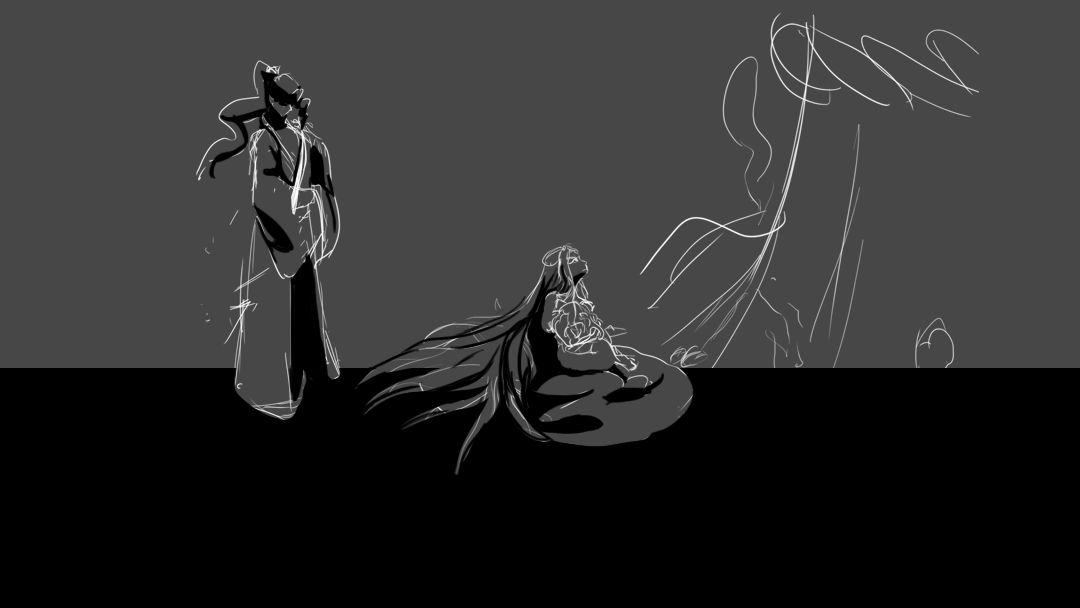
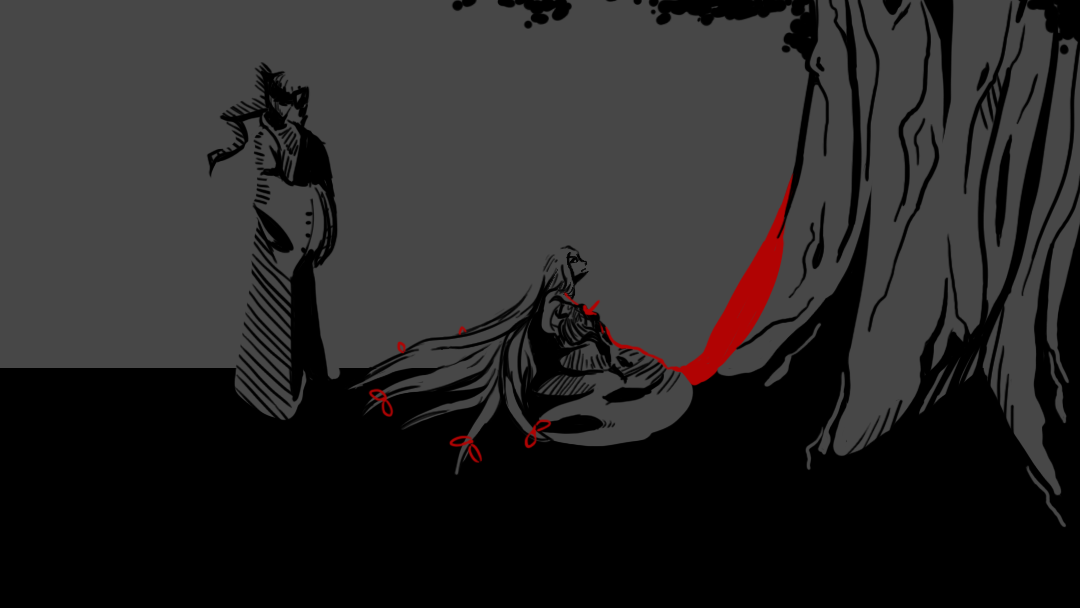
Before/after of a (1080, 608) layered artwork. What changed in the layer stack:
renamed "Layer 7" to "Layer 12", showed it, opacity 45% → 100%, painted on it over box(196, 0, 1080, 528)
removed layer "Layer 9" over box(234, 368, 1070, 528)
removed layer "Layer 8" over box(208, 70, 665, 470)
removed layer "Layer 5" over box(196, 12, 979, 470)
